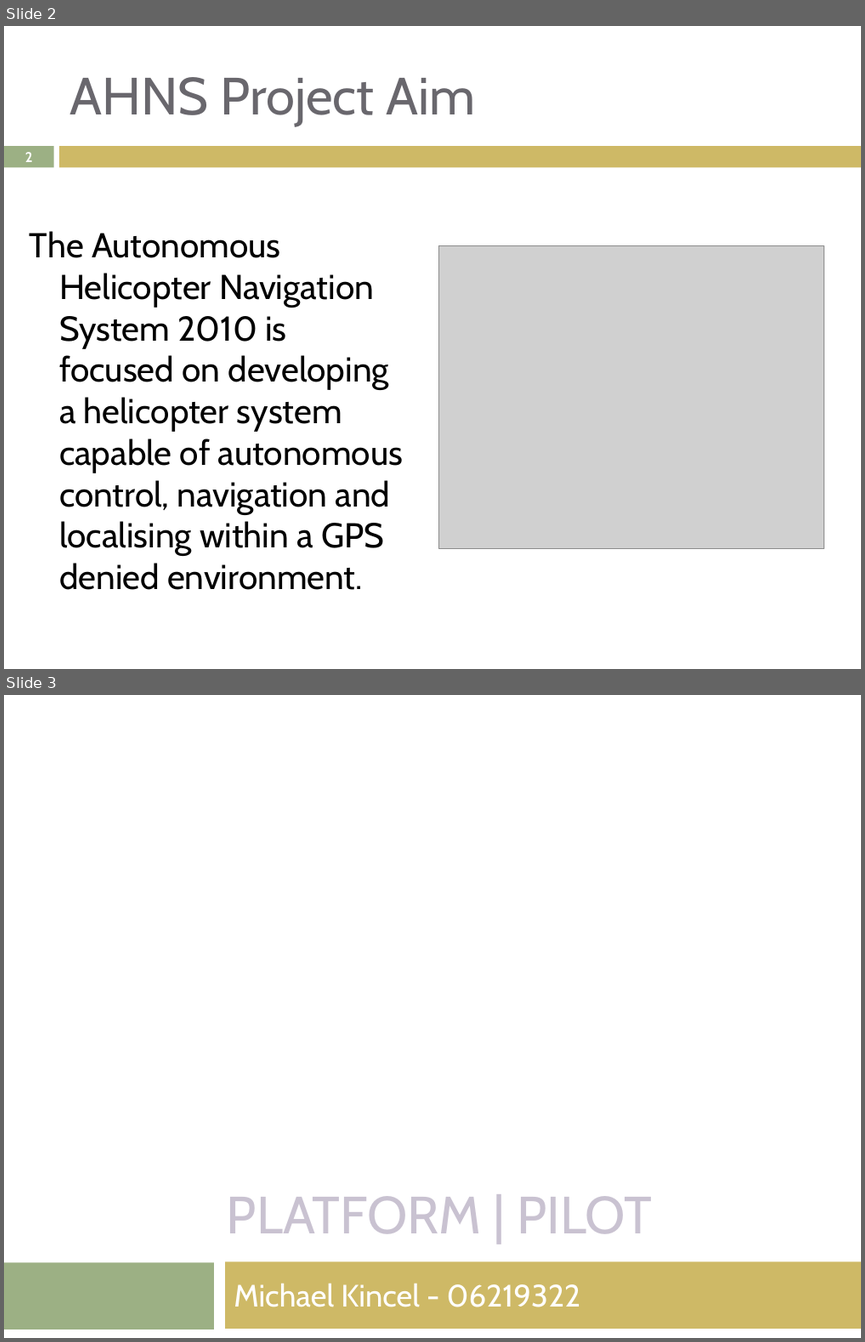
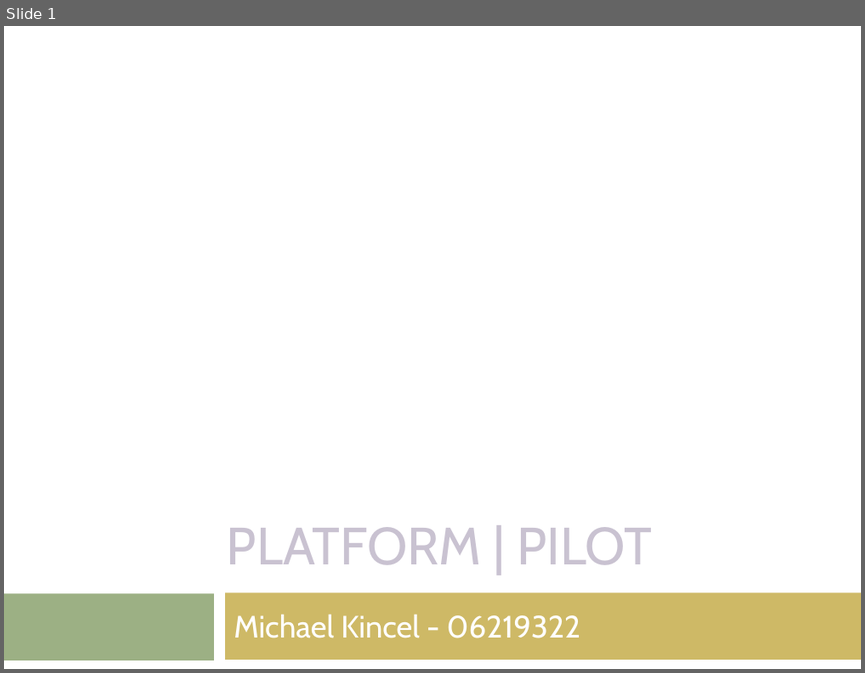
Before and after one commit to lijian8/ahns10, a slide deck: docproject/official_ahns/presentations/mick_semester2.pptx. Shown one above the other, each under a label of ours: slides 2 and 3 before the commit, slide 1 after it. The pictures are 865x1342 and 865x673 pixels, drawn with LibreOffice and Linux fonts; fonts in the diff are those of the drawing; grey boxes stand for pictures. Boxes give left, top, right and bottom in pixels: in the first picture for what was removed or moved away, otherwise in the second. Text is boxed around its words. In the diff, an @@ line names an element or a change of style, - is before the commit and + after.

```diff
--- a/docproject/official_ahns/presentations/mick_semester2.pptx
+++ b/docproject/official_ahns/presentations/mick_semester2.pptx
@@ slide 2 removed at box(4, 26, 861, 669), background #FFFFFF @@
@@ title removed at box(69, 77, 475, 126) @@
-AHNS Project Aim
@@ rectangle removed at box(4, 146, 53, 167) @@
@@ page number removed at box(25, 152, 33, 162) @@
-2
@@ rectangle removed at box(60, 146, 861, 167) @@
@@ text removed at box(30, 231, 404, 590) @@
-The Autonomous Helicopter Navigation System 2010 is focused on developing a helicopter system capable of autonomous control, navigation and localising within a GPS denied environment.
@@ picture removed at box(439, 246, 824, 549) @@
@@ what was slide 3 is now slide 1 @@
```
Also in this commit, not shown: 6 slides changed, 1 slide added, 4 other slides removed, 1 other file.
